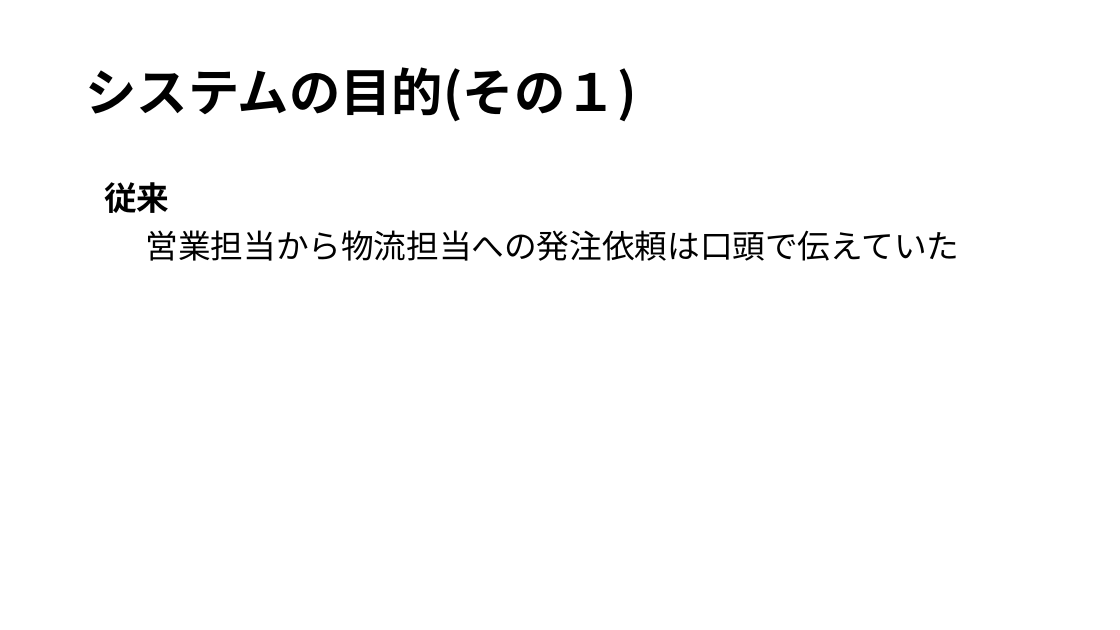
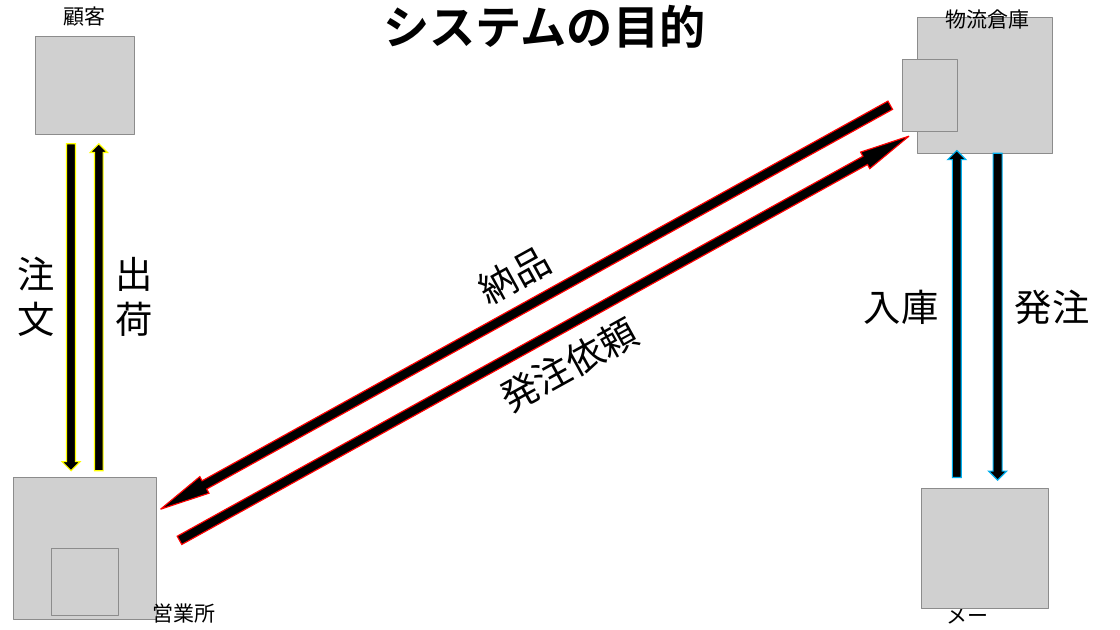
Before and after one commit to Yamanin3/system-devel, a slide deck: slide 2 of 企画発表プレゼンテーション.pptx. Drawn at 1120x630 pixels with LibreOffice and Linux fonts; fonts in the diff are those of the drawing; grey boxes stand for pictures; background and template pictures are left out. Boxes give left, top, right and bottom in pixels: in the first picture for what was removed or moved away, otherwise in the second. Text is boxed around its words. In the diff, an @@ line names an element or a change of style, - is before the commit and + after.

Commit message:
システムの目的(改善ver)スライドを追加

```diff
--- a/企画発表プレゼンテーション.pptx
+++ b/企画発表プレゼンテーション.pptx
@@ text added at <box>63,6,105,26</box>, 18 pt, text #000000 @@
+顧客
@@ title at <box>384,4,706,48</box>: text changed; size 44 to 39.6 pt @@
-システムの目的(その１)
+システムの目的
@@ picture added at <box>918,18,1053,153</box> @@
@@ text added at <box>946,6,1030,29</box>, 18 pt, text #000000 @@
+物流倉庫
@@ picture added at <box>36,36,134,134</box> @@
@@ picture added at <box>903,59,958,131</box> @@
@@ right arrow added at <box>156,97,895,519</box>, fill #000000, outline #FF0000 1 pt @@
@@ right arrow added at <box>62,144,80,471</box>, fill #000000, outline #FFFF00 1 pt @@
@@ right arrow added at <box>90,144,108,471</box>, fill #000000, outline #FFFF00 1 pt @@
@@ right arrow added at <box>175,127,914,549</box>, fill #000000, outline #FF0000 1 pt @@
@@ right arrow added at <box>949,150,966,477</box>, fill #000000, outline #00B0F0 1 pt @@
@@ right arrow added at <box>989,153,1007,480</box>, fill #000000, outline #00B0F0 1 pt @@
@@ text removed at <box>104,182,169,213</box> @@
-従来
@@ text removed at <box>146,230,960,261</box> @@
-営業担当から物流担当への発注依頼は口頭で伝えていた
@@ text added at <box>17,256,54,336</box>, 32 pt, text #000000 @@
+注文
@@ text added at <box>116,256,153,336</box>, 32 pt, text #000000 @@
+出荷
@@ text added at <box>489,267,522,315</box>, 32 pt, text #000000 @@
+納品
@@ text added at <box>864,289,939,324</box>, 32 pt, text #000000 @@
+入庫
@@ text added at <box>1015,289,1090,324</box>, 32 pt, text #000000 @@
+発注
@@ text added at <box>510,358,576,414</box>, 32 pt, text #000000 @@
+発注依頼
@@ picture added at <box>13,477,155,619</box> @@
@@ picture added at <box>922,488,1049,609</box> @@
@@ picture added at <box>52,549,118,615</box> @@
@@ text added at <box>153,600,216,623</box>, 18 pt, text #000000 @@
+営業所
@@ text added at <box>946,602,988,624</box>, 18 pt, text #000000 @@
+メーカー
```
Also in this commit, not shown: 4 other slides changed.
